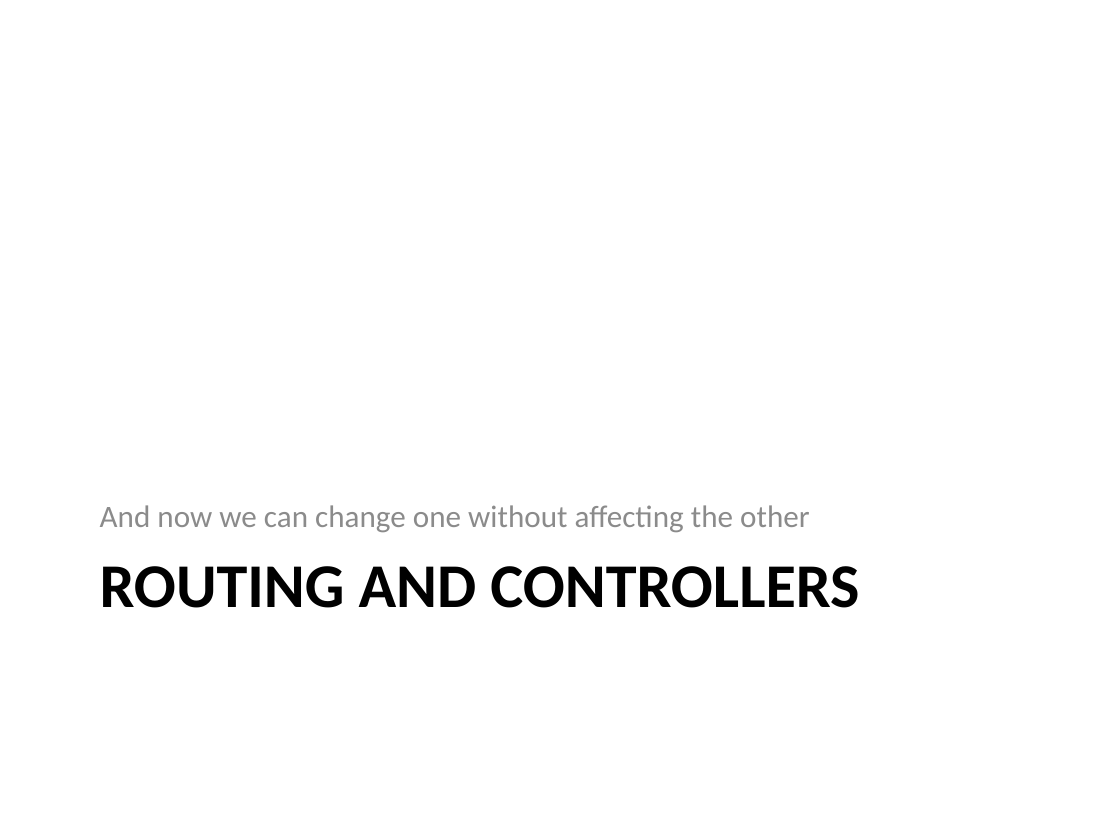
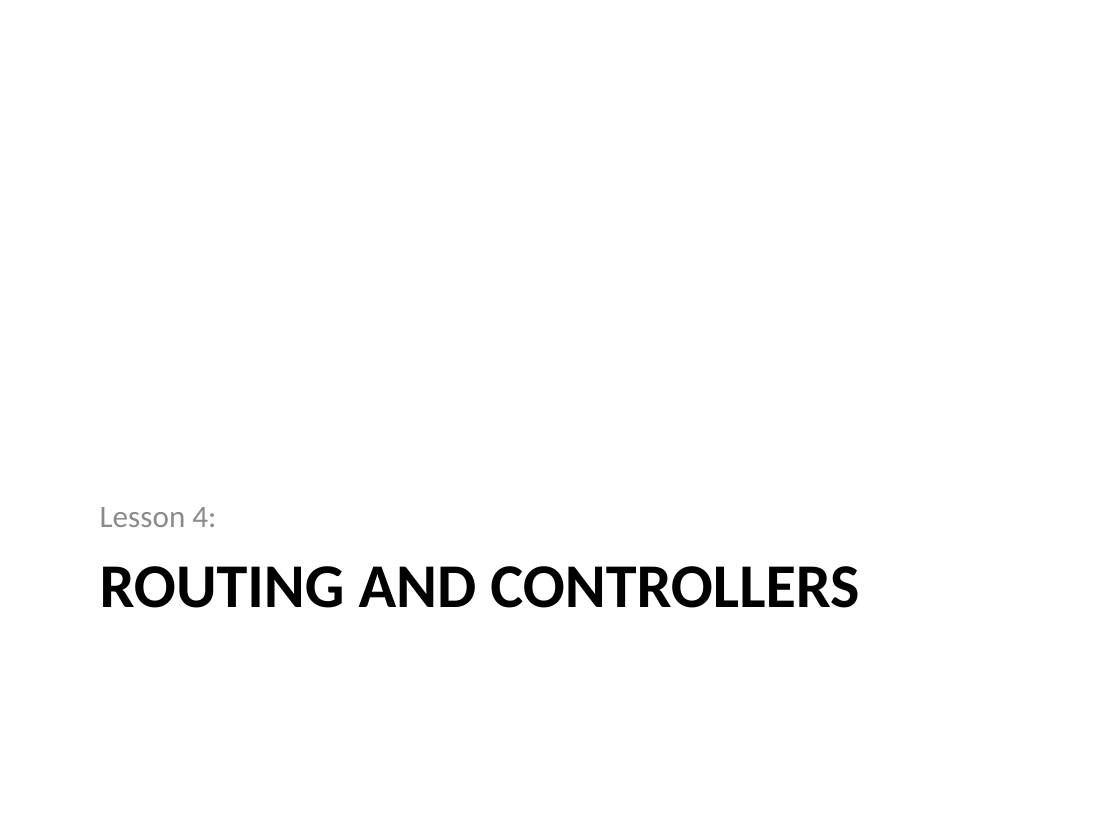
Before and after one commit to PHPEmbark/curriculum, a slide deck: slide 19 of course/4 - Organization and Projects/Organization and Projects.pptx (slide 12 before the commit). Drawn at 1120x840 pixels with LibreOffice and Linux fonts; fonts in the diff are those of the drawing. Boxes give left, top, right and bottom in pixels: in the first picture for what was removed or moved away, otherwise in the second. Text is boxed around its words. In the diff, an @@ line names an element or a change of style, - is before the commit and + after.

```diff
--- a/course/4 - Organization and Projects/Organization and Projects.pptx
+++ b/course/4 - Organization and Projects/Organization and Projects.pptx
@@ text at box(100, 507, 216, 527): text changed @@
-And now we can change one without affecting the other
+Lesson 4:
```
Also in this commit, not shown: 6 other slides changed, 9 slides added.
